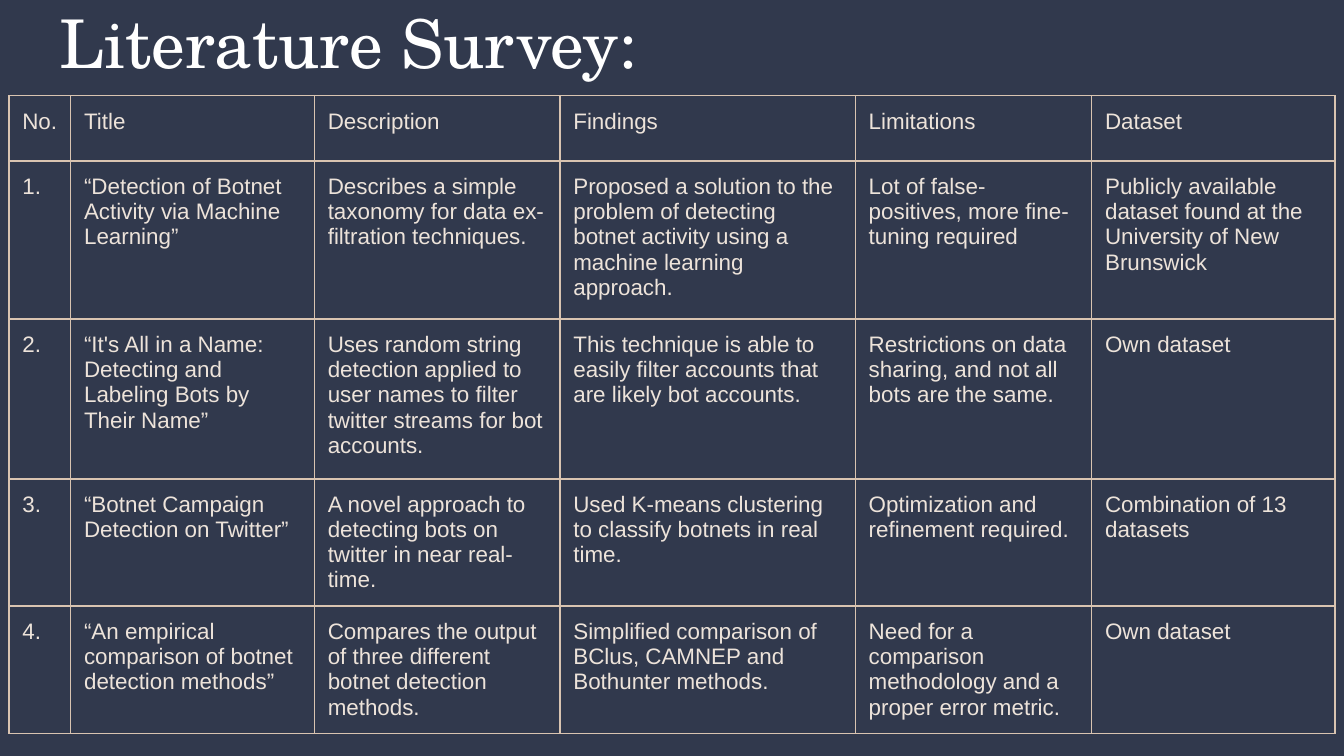
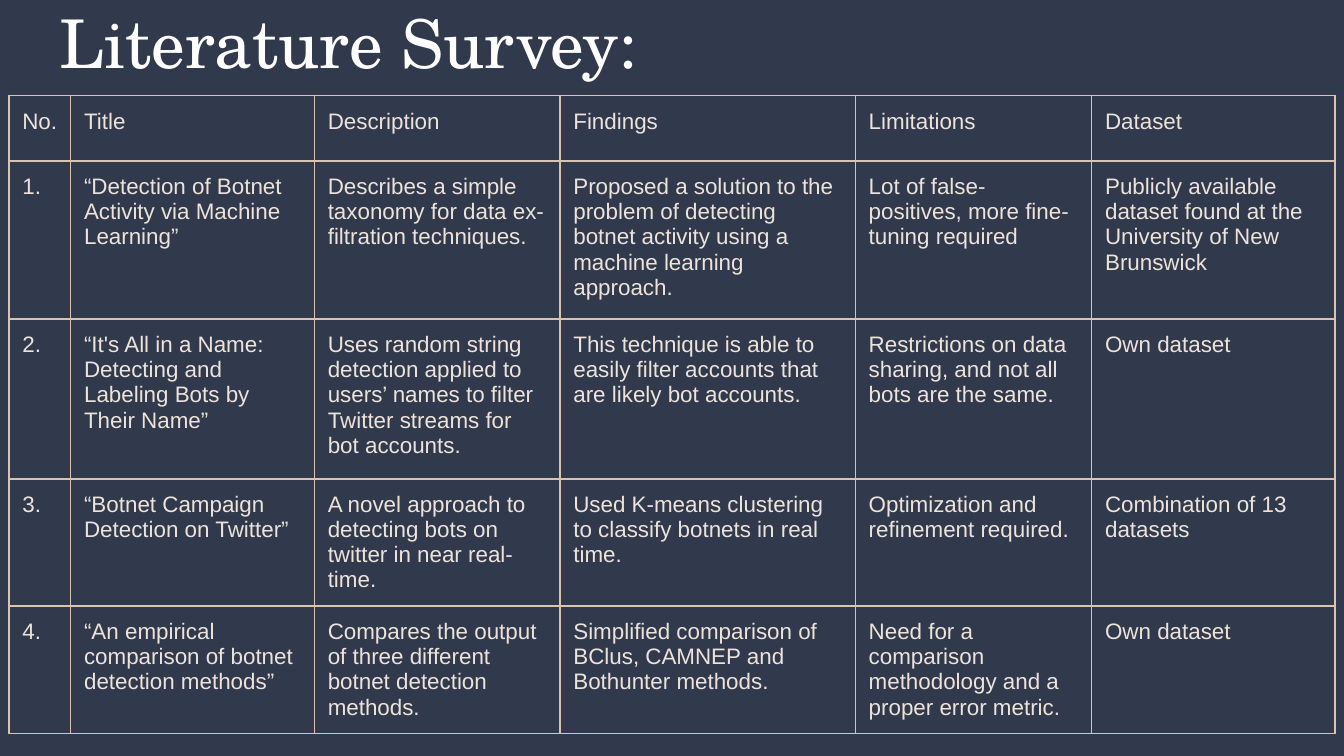
Before and after one commit to ZeroNP/TwitterBotClassifier, a slide deck: slide 5 of Miscellanous/STC_31241.pptx. Drawn at 1344x756 pixels with LibreOffice and Linux fonts; fonts in the diff are those of the drawing. Boxes give left, top, right and bottom in pixels: in the first picture for what was removed or moved away, otherwise in the second. Text is boxed around its words. In the diff, an @@ line names an element or a change of style, - is before the commit and + after.

```diff
--- a/Miscellanous/STC_31241.pptx
+++ b/Miscellanous/STC_31241.pptx
@@ table at [9, 95, 1336, 724] @@
-row 3, column 3: Uses random string detection applied to user names to ﬁlter twitter streams for bot accounts.
+row 3, column 3: Uses random string detection applied to users’ names to ﬁlter Twitter streams for bot accounts.
```
Also in this commit, not shown: 5 other slides changed, 15 other files.
